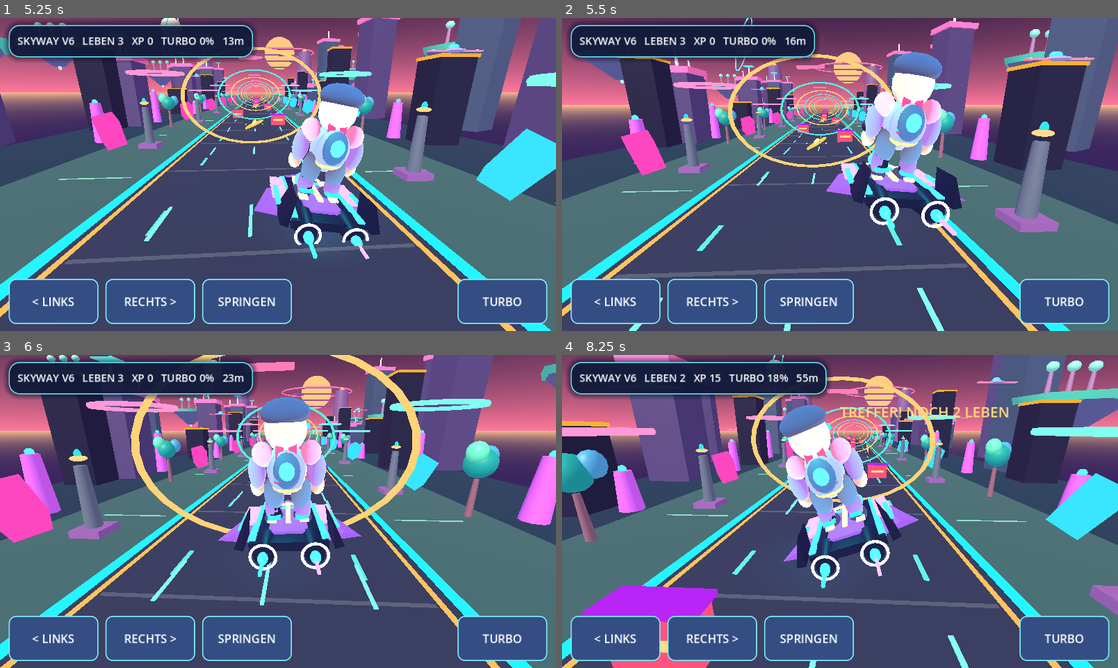
Above: before the commit, frames 1-4 (two rows, left to right).
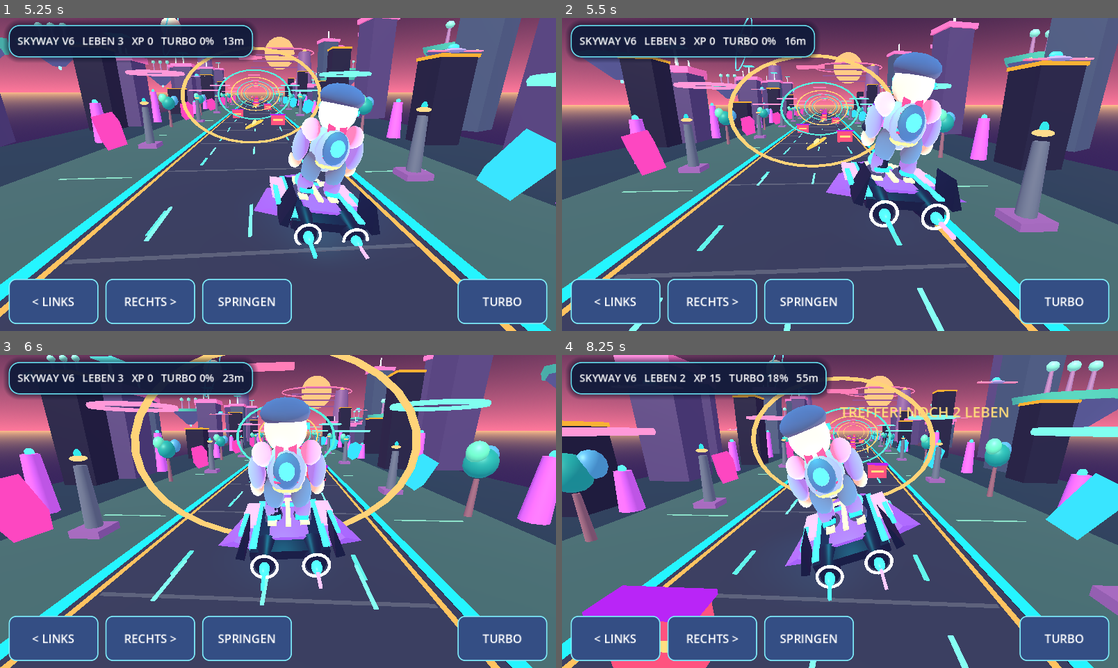
Above: after the commit, the same moments.

Repository: mtothek0703/learnquest-unity-web
Game: Godot game, scene res://main.tscn
Same seed, same stepped clock (60 frames per second), same inputs: the game is played once before the commit and once after it.
Inputs:
- Up to frame 1 (5.25 s): click "RECHTS >" at 0.5 s; click "SPRINGEN" at 1.25 s; click "TURBO" at 2 s; click "−" at 2.75 s; click "+" at 3.5 s; click "RENNEN STARTEN" at 4.25 s; hold Right from 5.03 s (still down)
- Up to frame 2 (5.5 s): keep holding Right; tap Space at 5.27 s
- Up to frame 3 (6 s): release Right at 5.78 s; hold S from 5.78 s (still down)
- Up to frame 4 (8.25 s): tap Space at 6.02, 7.52 s; release S at 6.53 s; hold Right 6.53-8.03 s; hold Left from 8.03 s (still down)

Frame 1 is identical in both runs. In frame 2, 0.8% of the frame differs, in the area x 47-73%, y 45-71%; in frame 3, 2.1%; in frame 4, 2.1%, in the area x 39-65%, y 43-79%.

Commit message:
Skyway V19: fix hoverboard jump and preserve immutable V18
* Fix hoverboard jump pose reading rider root height

* Test jump and landing animation using actual rider height

* Preserve published V18 as required historical version

* Add immutable V18 preservation regression tests

* Verify V19 immutable publish wiring in CI

* Publish Skyway V19 at fresh immutable URL

Diff:
--- a/godot/hover_hero.gd
+++ b/godot/hover_hero.gd
@@ -280,7 +280,9 @@
     turbo_pose = lerpf(turbo_pose, 1.0 if boosting else 0.0, minf(1.0, delta * 3.8))
     # Height is controlled by the existing gameplay script; animate the pose
     # from the real jump arc without changing jump timing or collision rules.
-    var jump_height := maxf(0.0, position.y)
+    # The gameplay jump moves RiderCharacter, while this visual rig stays at local y=0.
+    var rider_root := get_parent() as Node3D
+    var jump_height := maxf(0.0, rider_root.position.y if rider_root != null else position.y)
     jump_pose = lerpf(jump_pose, clampf(jump_height / 1.8, 0.0, 1.0), minf(1.0, delta * 11.0))
     if last_jump_height > 0.14 and jump_height < 0.05:
         landing_pulse = 1.0
--- a/godot/smoke_test.gd
+++ b/godot/smoke_test.gd
@@ -51,6 +51,19 @@
     rider.call("restore_fallback")
     if not fallback.visible:
         _fail("Restoring the legacy character failed")
+        return
+    # Regression: jumping moves the RiderCharacter root, not its LegacyRider child.
+    rider.position.y = 1.4
+    await process_frame
+    await process_frame
+    var legacy := rider.get_node("LegacyRider")
+    if float(legacy.get("jump_pose")) <= 0.0:
+        _fail("Hoverboard rider does not animate during a real jump")
+        return
+    rider.position.y = 0.0
+    await process_frame
+    if float(legacy.get("landing_pulse")) <= 0.0:
+        _fail("Hoverboard landing shockwave did not trigger")
         return
     var items := game.get("run_items") as Node3D
     if items == null or items.get_child_count() < 10:
Not shown, changed: .github/scripts/preserve_legacy_pages.py
Not shown, changed: .github/scripts/test_preserve_legacy_pages.py
Not shown, changed: .github/workflows/preserve-pages-check.yml
Not shown, changed: .github/workflows/publish-unity-webgl.yml
